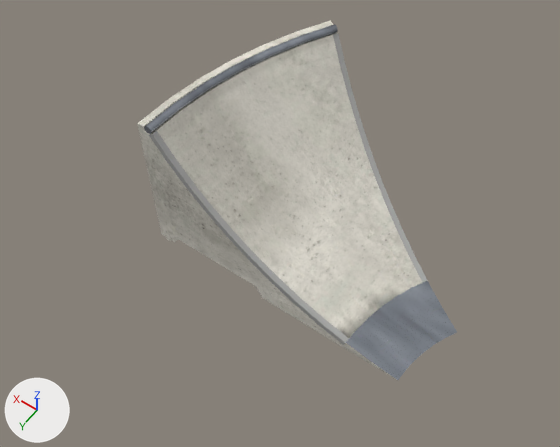
The glTF model public/katalog/modelle/corner-98.gltf, before and after one commit.
Both versions are drawn from a camera (50 mm lens) standing at (-1.38, 2.58, 3.82) and looking at (0.25, 0.29, 0.23). The axes (+X, +Y, +Z) are drawn at lower left. The lights are the same throughout. The older version comes first.

Names of what the first picture shows: 'SK0544_Corner_-98.001'.
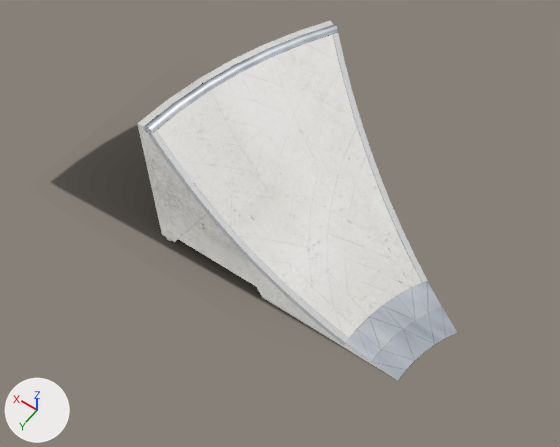
What differs and where, as boxes [x1, y1, x2, y2] in the pictures (560 x 447 px):
'SK0544_Corner_-98.001', surface changed (grey to white)
    both: [137, 22, 457, 380]
'Schatten', added
    after: [52, 125, 392, 377]

What changed in the scene script:
```text
Add img_corner_98_licht:
    img_corner_98_licht = load_image('corner-98_licht', 'texturen/corner-98_licht.jpg', 2048, 2048, 'sRGB')
Add img_corner_98_schatten:
    img_corner_98_schatten = load_image('corner-98_schatten', 'texturen/corner-98_schatten.png', 365, 213, 'sRGB')
Change mat_beton_web_034:
    remove # nodes: BsdfPrincipled, NormalMap, OutputMaterial, TexImage x2, UVMap x2
    remove # uses the picture img_corner_98_farbe
    remove # uses the picture img_corner_98_normal
    nodes: BsdfTransparent, Emission, LightPath, MixShader, OutputMaterial, TexImage, UVMap
    uses the picture img_corner_98_licht
Change mat_stahl_web_028:
    remove # nodes: BsdfPrincipled, NormalMap, OutputMaterial, TexImage x2, UVMap x2
    remove # uses the picture img_corner_98_farbe
    remove # uses the picture img_corner_98_normal
    nodes: BsdfTransparent, Emission, LightPath, MixShader, OutputMaterial, TexImage, UVMap
    uses the picture img_corner_98_licht
Change mat_kantenwinkel_web_023:
    remove # nodes: BsdfPrincipled, NormalMap, OutputMaterial, TexImage x2, UVMap x2
    remove # uses the picture img_corner_98_farbe
    remove # uses the picture img_corner_98_normal
    nodes: BsdfTransparent, Emission, LightPath, MixShader, OutputMaterial, TexImage, UVMap
    uses the picture img_corner_98_licht
Add mat_schatten_032:
    mat_schatten_032 = bpy.data.materials.new('Schatten.032')
    # uses the picture img_corner_98_schatten
Add me_schatten:
    me_schatten.from_pydata(...)  # 4 vertices, 2 faces; spans x -0.94..1.87, y -0.77..0.86, z 0.0
    me_schatten.materials.append(mat_schatten_032)
Add ob_schatten:
    ob_schatten = bpy.data.objects.new('Schatten', me_schatten)
    ob_schatten.location = (0.0, 0.0, 0.0)
```
